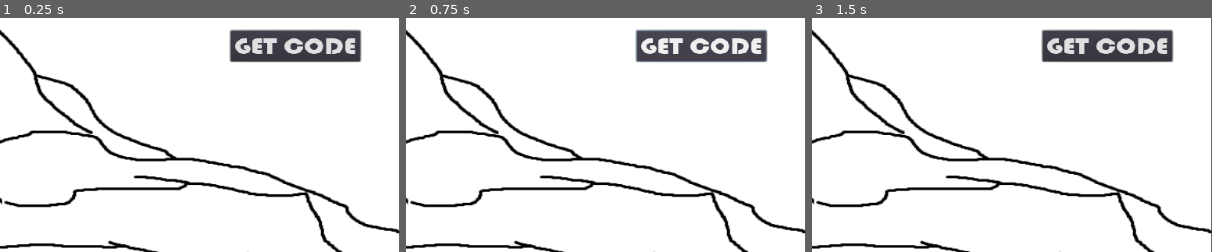
Above: before the commit, frames 1-3 (left to right).
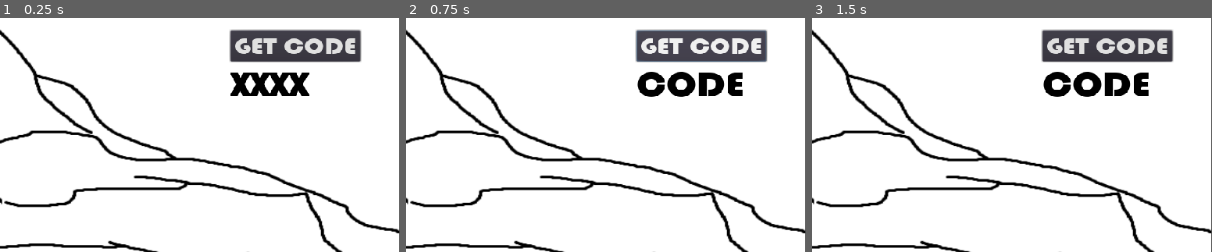
Above: after the commit, the same moments.

Repository: rwyndrum4/MENDAX
Game: Godot game, scene res://Game.tscn
Two runs of this game, one before a commit and one after it. Both use one fixed random seed, a clock stepped at 60 frames per second and the inputs below. Before the commit the project has no main scene; this scene is started directly in both runs.
Inputs:
- Up to frame 1 (0.25 s): no input
- Up to frame 2 (0.75 s): click "GET CODE" at 0.5 s
- Up to frame 3 (1.5 s): click "Start" at 1.25 s
The pictures show only the part of the screen within x 50-100%, y 0-50%; the shares and areas given below are measured in that part.

The runs differ from the first frame. In frame 1, 1.5% of the frame differs, in the area x 57-78%, y 23-34%; in frame 2, 1.9%, in the area x 57-85%, y 23-34%; in frame 3, 1.9%.

Commit message:
Connect dynamic label to getCode button

Diff:
--- a/game/Game.tscn
+++ b/game/Game.tscn
@@ -9,7 +9,7 @@
 font_data = ExtResource( 3 )
 
 [sub_resource type="DynamicFont" id=2]
-size = 88
+size = 57
 outline_color = Color( 0.0352941, 0.0784314, 0.0784314, 1 )
 font_data = ExtResource( 3 )
 
@@ -66,35 +66,36 @@
 focus_neighbour_bottom = NodePath("../Start")
 text = "Quit"
 
-[node name="VBoxContainer2" type="VBoxContainer" parent="."]
+[node name="joinCodeContainer" type="VBoxContainer" parent="."]
 anchor_top = 1.0
 anchor_bottom = 1.0
 margin_left = 807.0
 margin_top = -584.0
-margin_right = 870.0
-margin_bottom = -468.0
+margin_right = 994.0
+margin_bottom = -418.0
 rect_scale = Vector2( 0.889601, 0.796081 )
 
-[node name="GetCode" type="Button" parent="VBoxContainer2"]
+[node name="getCode" type="Button" parent="joinCodeContainer"]
 margin_right = 187.0
 margin_bottom = 50.0
 rect_pivot_offset = Vector2( -644, -266 )
 custom_fonts/font = SubResource( 1 )
 text = "GET CODE"
 
-[node name="RichTextLabel" type="RichTextLabel" parent="VBoxContainer2"]
-anchor_bottom = 1.0
-margin_left = 10.0
+[node name="code" type="RichTextLabel" parent="joinCodeContainer"]
 margin_top = 54.0
 margin_right = 187.0
-margin_bottom = 54.0
+margin_bottom = 166.0
+size_flags_horizontal = 3
+size_flags_vertical = 3
 custom_colors/default_color = Color( 0, 0, 0, 1 )
 custom_fonts/normal_font = SubResource( 2 )
-text = "TEST"
+text = "XXXX"
 
 [connection signal="pressed" from="VBoxContainer/Start" to="." method="_on_Start_pressed"]
 [connection signal="pressed" from="VBoxContainer/Options" to="." method="_on_Options_pressed"]
 [connection signal="pressed" from="VBoxContainer/Market" to="." method="_on_Market_pressed"]
 [connection signal="pressed" from="VBoxContainer/Tests" to="." method="_on_Tests_pressed"]
 [connection signal="pressed" from="VBoxContainer/Quit" to="." method="_on_Quit_pressed"]
-[connection signal="pressed" from="VBoxContainer2/GetCode" to="." method="_on_Start_pressed"]
+[connection signal="button_up" from="joinCodeContainer/getCode" to="." method="_on_GetCode_button_up"]
+[connection signal="pressed" from="joinCodeContainer/getCode" to="." method="_on_Start_pressed"]
--- a/game/Scripts/MainMenu.gd
+++ b/game/Scripts/MainMenu.gd
@@ -34,3 +34,7 @@
 
 func _on_Quit_pressed():
 	get_tree().quit()
+
+
+func _on_GetCode_button_up():
+	$joinCodeContainer/code.set("text", "CODE")
--- a/game/project.godot
+++ b/game/project.godot
@@ -11,6 +11,7 @@
 [application]
 
 config/name="placeholder name B)"
+run/main_scene="res://Game.tscn"
 config/icon="res://icon.png"
 
 [gui]
